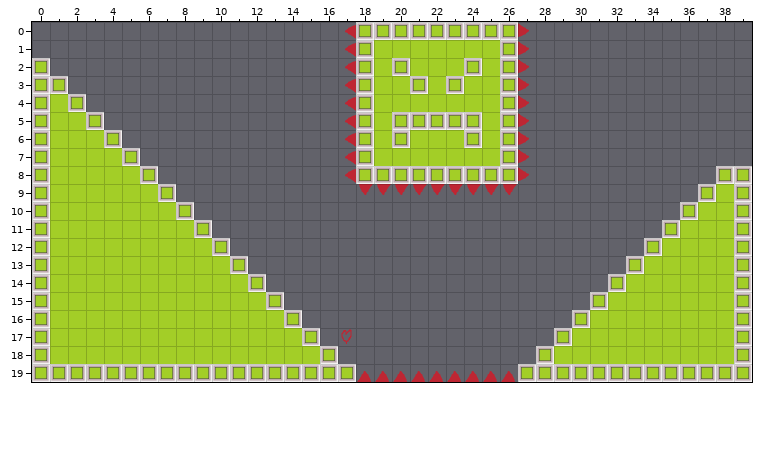
Level history. Tiled map: Assets/Other Assets/Chunks/Chunk_H_3C.tmx. Above, as it was before the edit.
Cells are 32x32 px. Shown: x 0..39, y 0..19.
After the commit:
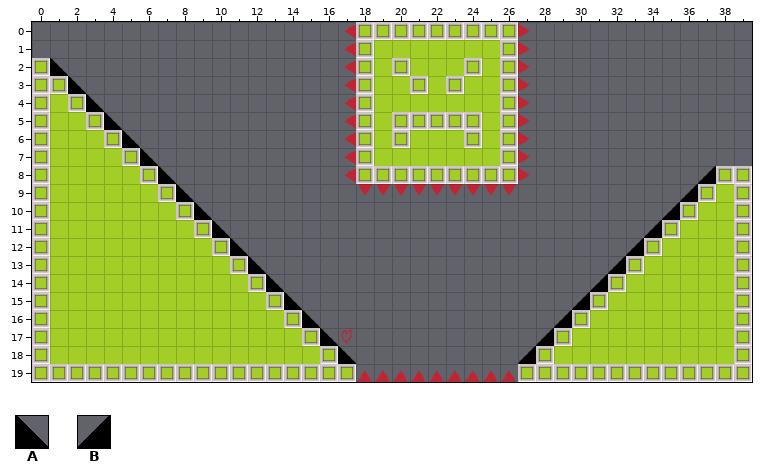
Key: from "Tileset": A 40, B 43.
_ is an empty cell.
From old to new:
Layer "Tile Layer 1":
There is now tile A in row 2 at x 1; in row 3 at x 2; in row 4 at x 3; in row 5 at x 4; in row 6 at x 5; in row 7 at x 6.
There is now tile A in row 8 at x 7; in row 9 at x 8; in row 10 at x 9; in row 11 at x 10; in row 12 at x 11; in row 13 at x 12.
There is now tile A in row 14 at x 13; in row 15 at x 14; in row 16 at x 15; in row 17 at x 16; in row 18 at x 17.
There is now tile B in row 8 at x 37; in row 9 at x 36; in row 10 at x 35; in row 11 at x 34; in row 12 at x 33; in row 13 at x 32.
There is now tile B in row 14 at x 31; in row 15 at x 30; in row 16 at x 29; in row 17 at x 28; in row 18 at x 27.
Boxes around the changes in both pictures, in picture pixels (x1, y1, x2, y2):
added: (50, 58, 356, 364)
added: (518, 166, 716, 364)
